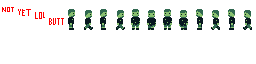
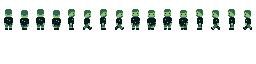
Revision of a layered 256 x 64 image; what changed, layer by layer:
painted on "sprites" over [2, 7, 125, 30]
